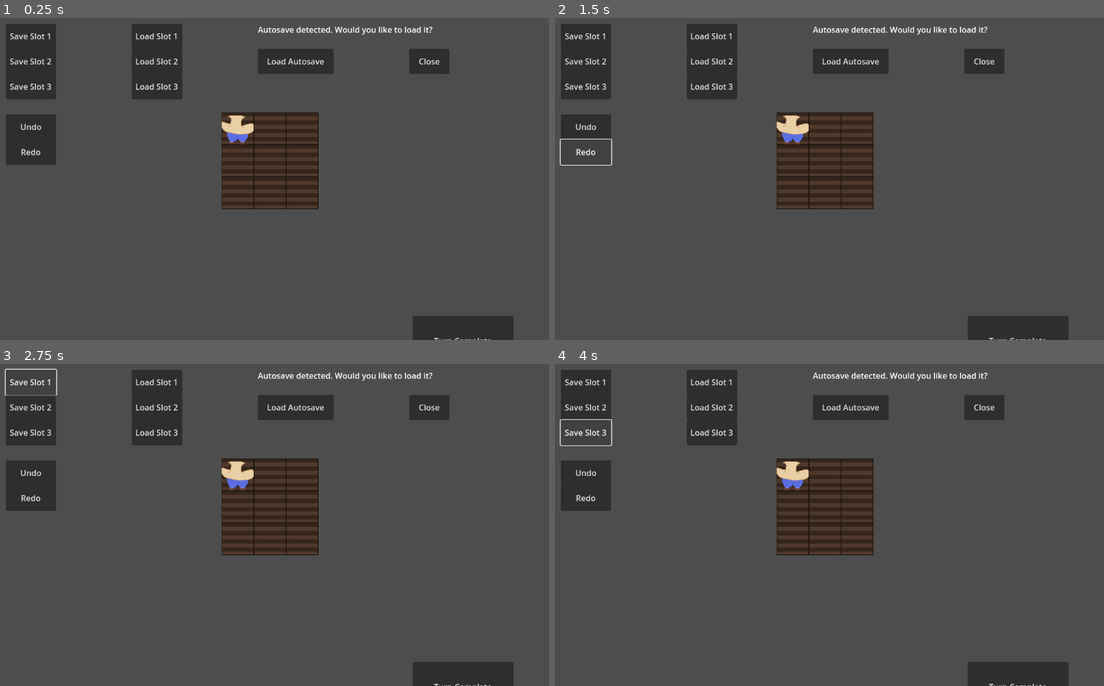
Above: before the commit, frames 1-4 (two rows, left to right).
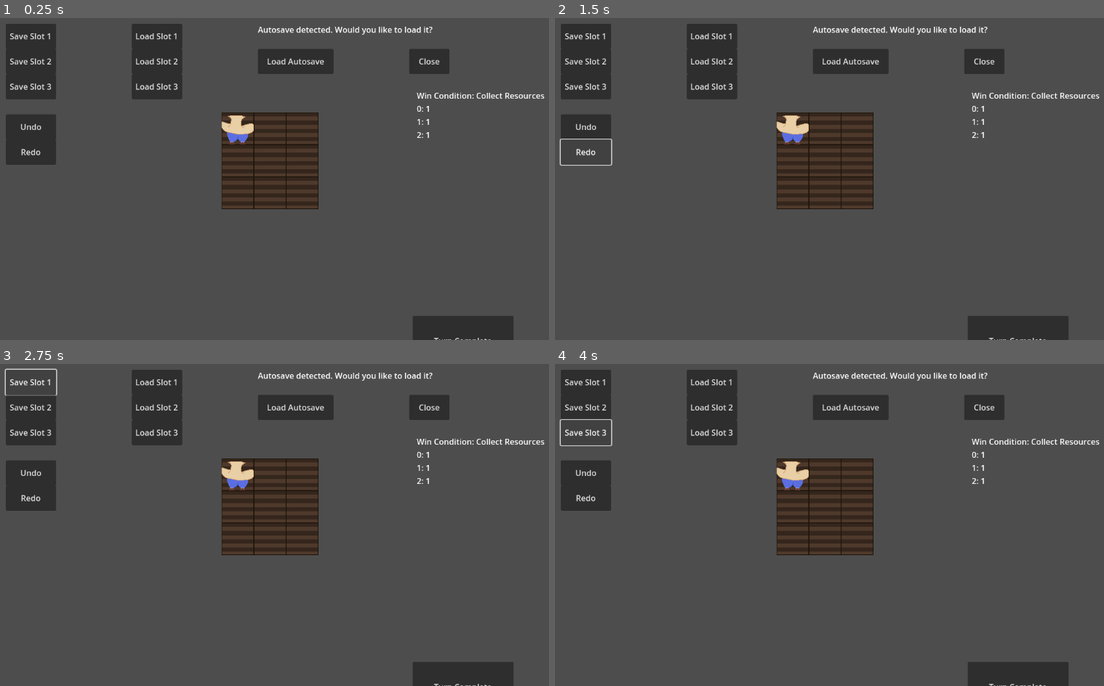
Above: after the commit, the same moments.

Repository: ZaneShan/CMPM-121-F
Game: Godot game, scene res://Main.tscn
The game is run twice, just before and just after one commit, with the same random seed, the same clock (stepped at 60 frames per second) and the same inputs.
Inputs:
- Up to frame 1 (0.25 s): no input
- Up to frame 2 (1.5 s): click "Undo" at 0.5 s; click "Redo" at 1.25 s
- Up to frame 3 (2.75 s): click "Save Slot 1" at 2 s
- Up to frame 4 (4 s): click "Save Slot 2" at 2.75 s; click "Save Slot 3" at 3.5 s

The runs differ from the first frame. In frame 1, 0.3% of the frame differs, in the area x 75-100%, y 23-38%; in frame 2, 0.3%; in frame 3, 0.3%; in frame 4, 0.3%.
Error before the commit: Invalid access to property or key 'harvested_plants' on a base object of type 'previously freed'. (res://Main.gd:462)
Error after the commit: Invalid access to property or key 'harvested_plants' on a base object of type 'previously freed'. (res://Main.gd:478)

Commit message:
F presentation - Added win condition visualizer
Added text displaying what type of win condition it is and the specific requirements for the win condition like how many plants grown or rounds played etc...

Diff:
--- a/Main.gd
+++ b/Main.gd
@@ -428,24 +428,40 @@
 var win_condition_goal = {}
 
 func load_win_condition(data):
+	var winConditionLabel = $WinConditionLabel
 	if data.has("win_condition"):
 		var condition = data["win_condition"]
+		var win_condition_name = ""
+		var win_condition_goal_str = ""
 		match condition["type"]:
 			"collect_resources":
+				win_condition_name = "Collect Resources"
 				win_condition_type = WinConditionType.COLLECT_RESOURCES
 				win_condition_goal = condition["goal"]
+				win_condition_goal_str = condition["goal"]
 				if win_condition_goal.has("plants"):
 					# Parse plant goals into a dictionary
 					win_condition_goal["plants"] = condition["goal"]["plants"]
+					var plants_needed = win_condition_goal["plants"]
+					var plant_details = ""
+					for plant_name in plants_needed.keys():
+						plant_details += plant_name + ": " + str(plants_needed[plant_name]) + " " + "\n"
+					winConditionLabel.text = "Win Condition: " + win_condition_name + "\n" + plant_details
+
 			"survive_rounds":
 				win_condition_type = WinConditionType.SURVIVE_ROUNDS
 				win_condition_goal = condition["rounds"]
+				win_condition_name = "Play Rounds"
+				winConditionLabel.text = "Win Condition: " + win_condition_name + "\nRounds to Play: " + str(win_condition_goal)
 			"reach_growth_target":
 				win_condition_type = WinConditionType.REACH_GROWTH_TARGET
 				win_condition_goal = condition["goal"]
+				win_condition_name = "Grow Crops"
 				if win_condition_goal.has("plants"):
 					# Parse plant goals into a dictionary
 					win_condition_goal["plants"] = condition["goal"]["plants"]
+					var plants_needed = str(win_condition_goal["plants"])
+					winConditionLabel.text = "Win Condition: \n" + win_condition_name + ": "+ plants_needed
 
 
 func check_win_condition():
--- a/Main.tscn
+++ b/Main.tscn
@@ -70,6 +70,7 @@
 "
 
 [node name="LevelCompleteLabel" type="Label" parent="."]
+visible = false
 top_level = true
 z_index = 1
 offset_left = 500.0
@@ -131,6 +132,12 @@
 offset_bottom = 70.0
 text = "English"
 
+[node name="WinConditionLabel" type="Label" parent="."]
+offset_left = 835.0
+offset_top = 151.0
+offset_right = 883.0
+offset_bottom = 174.0
+
 [connection signal="pressed" from="TurnButton" to="." method="_on_turn_button_pressed"]
 [connection signal="pressed" from="SaveButton" to="." method="_on_turn_button_pressed"]
 [connection signal="pressed" from="SaveButton2" to="." method="_on_turn_button_pressed"]
--- a/config.json
+++ b/config.json
@@ -12,9 +12,9 @@
 		"type": "collect_resources",
 		"goal": {
 			"plants": {
-				"0": 2,
-				"1": 2,
-				"2": 2
+				"0": 1,
+				"1": 1,
+				"2": 1
 			}
 		}
 	},
--- a/plants/Tomato.tscn
+++ b/plants/Tomato.tscn
@@ -5,7 +5,7 @@
 [ext_resource type="Texture2D" uid="uid://dv5jrmde4njar" path="res://Sprites/Tomato2-Alpha-Testing.svg" id="2_lkj26"]
 [ext_resource type="Texture2D" uid="uid://b5d0njt168bqa" path="res://Sprites/Tomato3-Alpha-Testing.svg" id="3_axi2w"]
 
-[node name="Plant" instance=ExtResource("1_unjtv")]
+[node name="Plant2" instance=ExtResource("1_unjtv")]
 type = 1
 
 [node name="plant_stage_1" parent="." index="0"]
